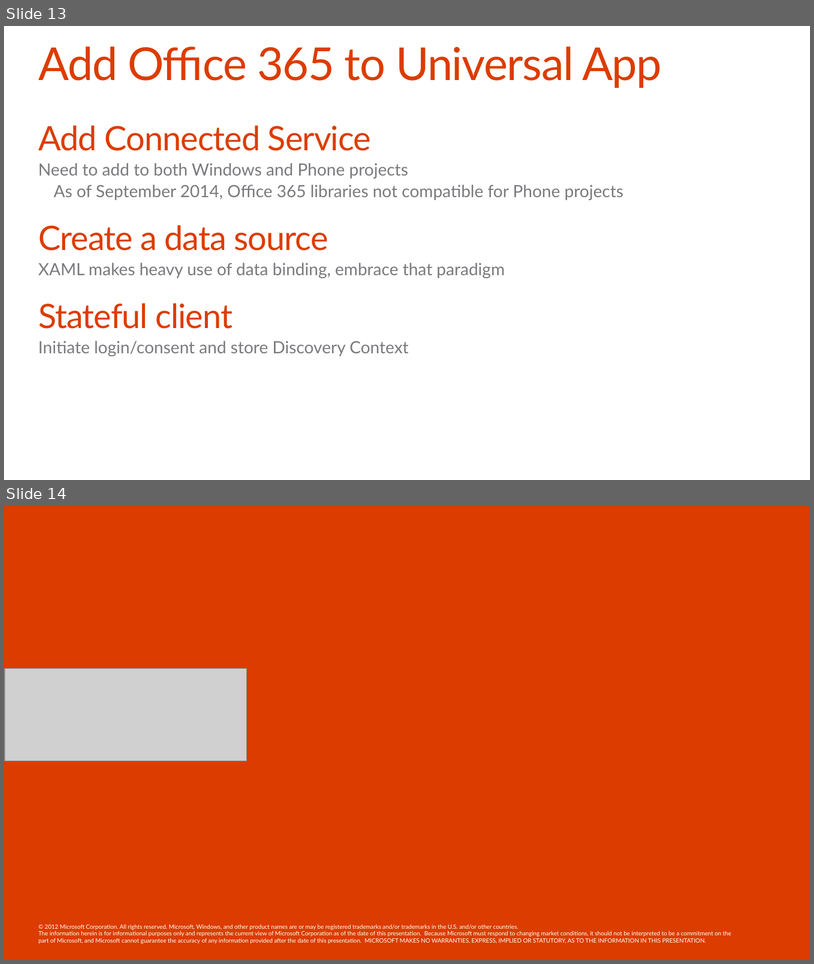
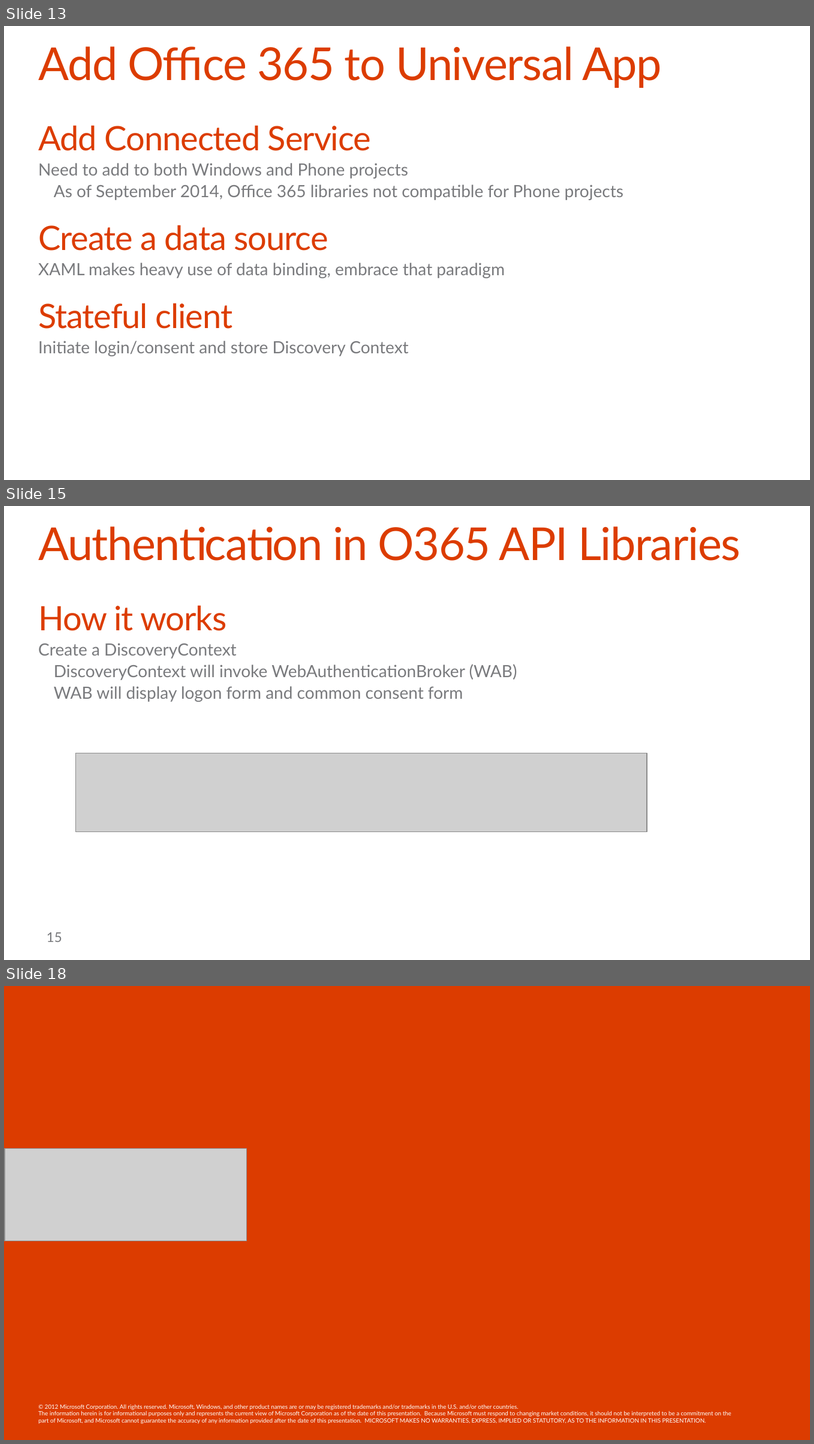
Before and after one commit to OfficeDev/TrainingContent, a slide deck: O3654-5 Deep dive into native Universal Windows App Development with Office 365 APIs/Deep Dive into native Universal App development with Office 365 APIs.pptx. Shown one above the other, each under a label of ours: slides 13 and 14 before the commit, slides 13, 15 and 18 after it; the slides between them are not shown. The pictures are 814x964 and 814x1444 pixels, drawn with LibreOffice and Linux fonts; fonts in the diff are those of the drawing; grey boxes stand for pictures; background and template pictures are left out. Boxes give left, top, right and bottom in pixels: in the first picture for what was removed or moved away, otherwise in the second. Text is boxed around its words. In the diff, an @@ line names an element or a change of style, - is before the commit and + after.

```diff
--- a/O3654-5 Deep dive into native Universal Windows App Development with Office 365 APIs/Deep Dive into native Universal App development with Office 365 APIs.pptx
+++ b/O3654-5 Deep dive into native Universal Windows App Development with Office 365 APIs/Deep Dive into native Universal App development with Office 365 APIs.pptx
@@ slide 15 added at (x1=4, y1=506, x2=810, y2=960), background #FFFFFF @@
@@ title added at (x1=38, y1=526, x2=741, y2=561), 54 pt, text #DC3C00 @@
+Authentication in O365 API Libraries
@@ text added at (x1=38, y1=605, x2=518, y2=702), 20 pt, text #797A7D @@
+How it works
+  Create a DiscoveryContext
+    DiscoveryContext will invoke WebAuthenticationBroker (WAB)
+    WAB will display logon form and common consent form
@@ picture added at (x1=75, y1=753, x2=647, y2=831) @@
@@ page number added at (x1=47, y1=932, x2=62, y2=942), 16 pt, text #797A7D @@
+15
@@ what was slide 14 is now slide 18 @@
```
Also in this commit, not shown: 3 other slides added.
